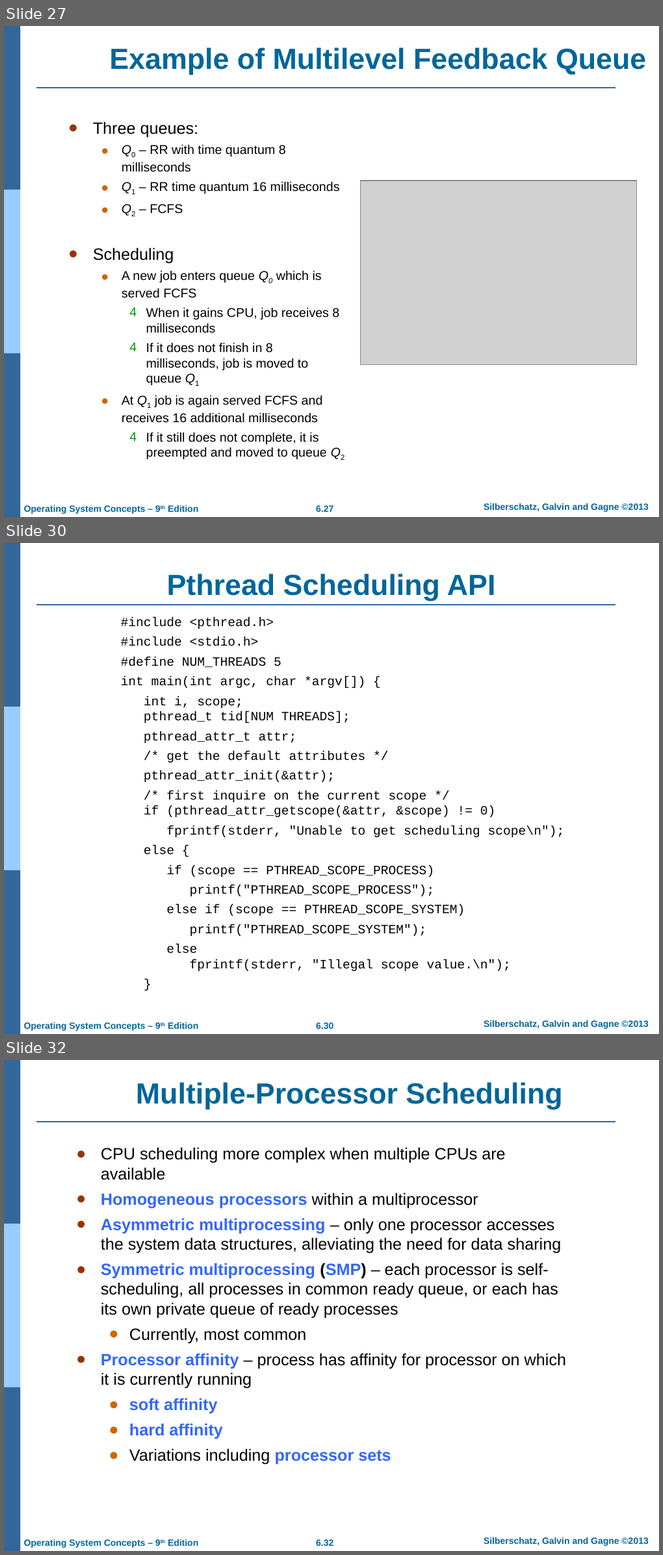
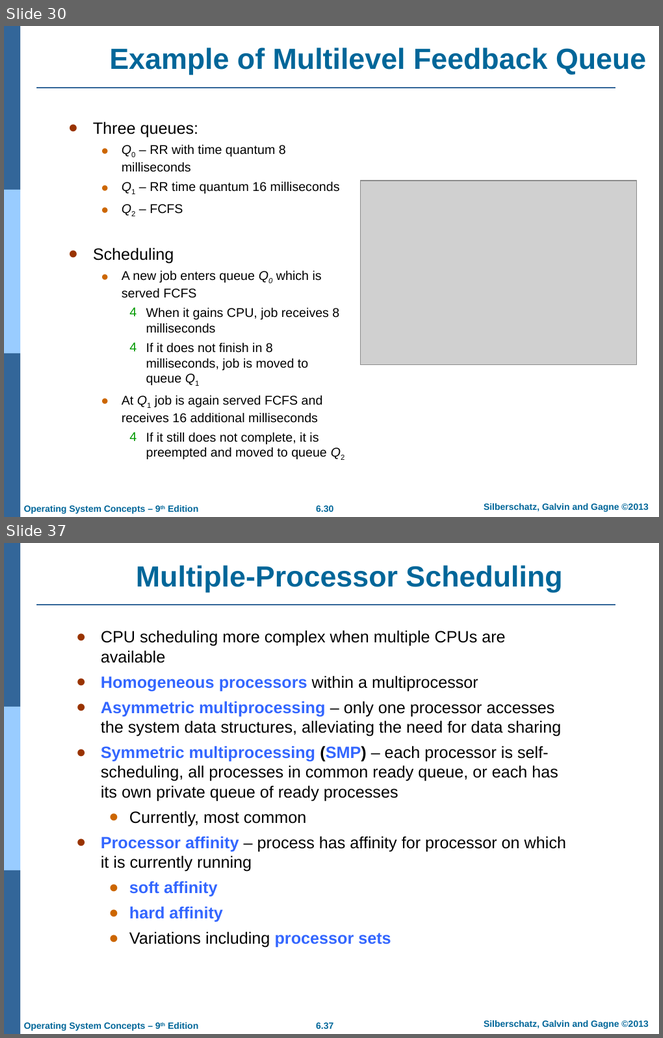
Before and after one commit to Rafi-afridi/OS, a slide deck: Lectures/CPU Scheduling.ppt.pptx. Shown one above the other, each under a label of ours: slides 27, 30 and 32 before the commit, slides 30 and 37 after it; the slides between them are not shown. The pictures are 663x1555 and 663x1038 pixels, drawn with LibreOffice and Linux fonts; fonts in the diff are those of the drawing; grey boxes stand for pictures; background and template pictures are left out. Boxes give left, top, right and bottom in pixels: in the first picture for what was removed or moved away, otherwise in the second. Text is boxed around its words. In the diff, an @@ line names an element or a change of style, - is before the commit and + after.

```diff
--- a/Lectures/CPU Scheduling.ppt.pptx
+++ b/Lectures/CPU Scheduling.ppt.pptx
@@ slide 30 removed at <box>4,543,659,1034</box>, background #FFFFFF; not listed: 7 template elements that a slide beside it also shows @@
@@ title removed at <box>167,574,496,601</box> @@
-Pthread Scheduling API
@@ text removed at <box>121,617,565,971</box> @@
-#include <pthread.h>
-#include <stdio.h>
-#define NUM_THREADS 5
-int main(int argc, char *argv[]) {
-int i, scope;
-pthread_t tid[NUM THREADS];
-pthread_attr_t attr;
-/* get the default attributes */
-pthread_attr_init(&attr);
-/* first inquire on the current scope */
-if (pthread_attr_getscope(&attr, &scope) != 0)
-fprintf(stderr, "Unable to get scheduling scope\n");
-else {
-if (scope == PTHREAD_SCOPE_PROCESS)
-printf("PTHREAD_SCOPE_PROCESS");
-else if (scope == PTHREAD_SCOPE_SYSTEM)
-printf("PTHREAD_SCOPE_SYSTEM");
-else
-fprintf(stderr, "Illegal scope value.\n");
-}
@@ what was slide 27 is now slide 30 @@
@@ page number at <box>316,506,334,512</box>: text changed @@
-6.27
+6.30
@@ what was slide 32 is now slide 37 @@
@@ page number at <box>316,1023,334,1029</box>: text changed @@
-6.32
+6.37
```
Also in this commit, not shown: 5 slides changed, 9 slides added, 4 other slides removed, 10 other files.
